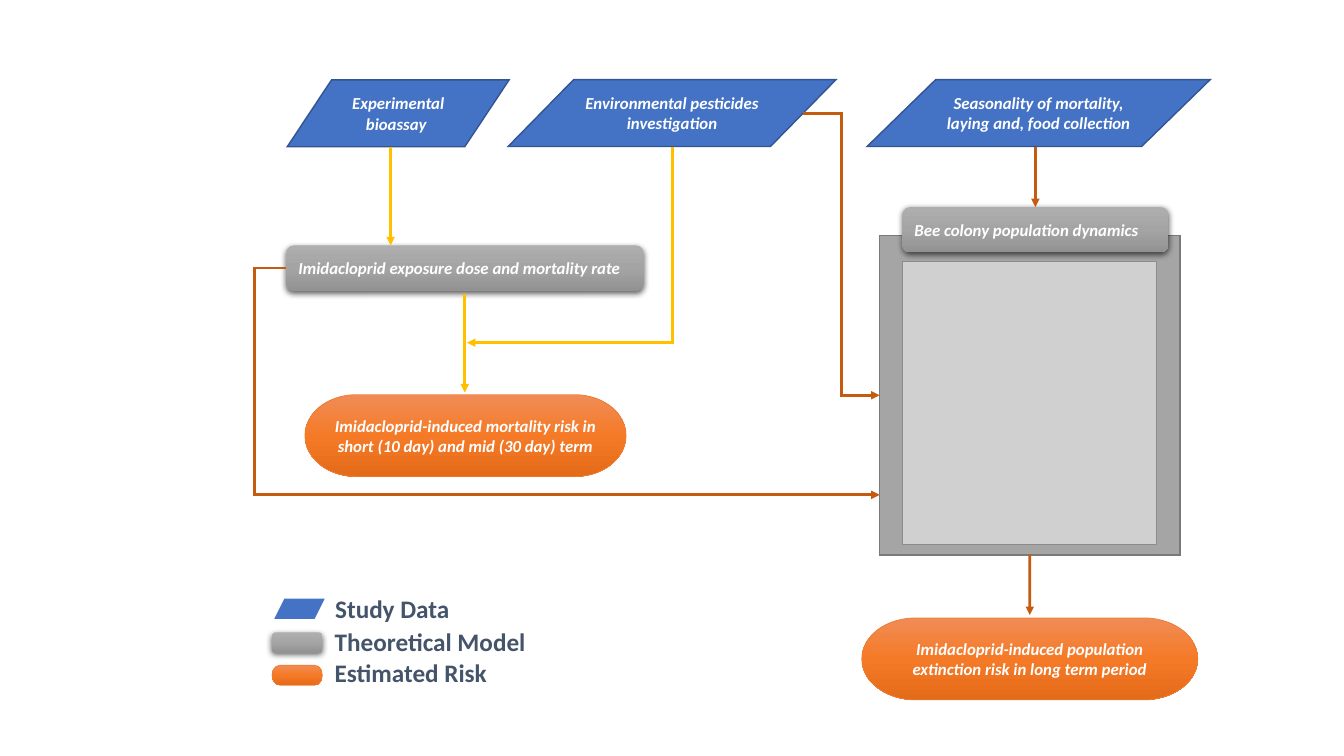
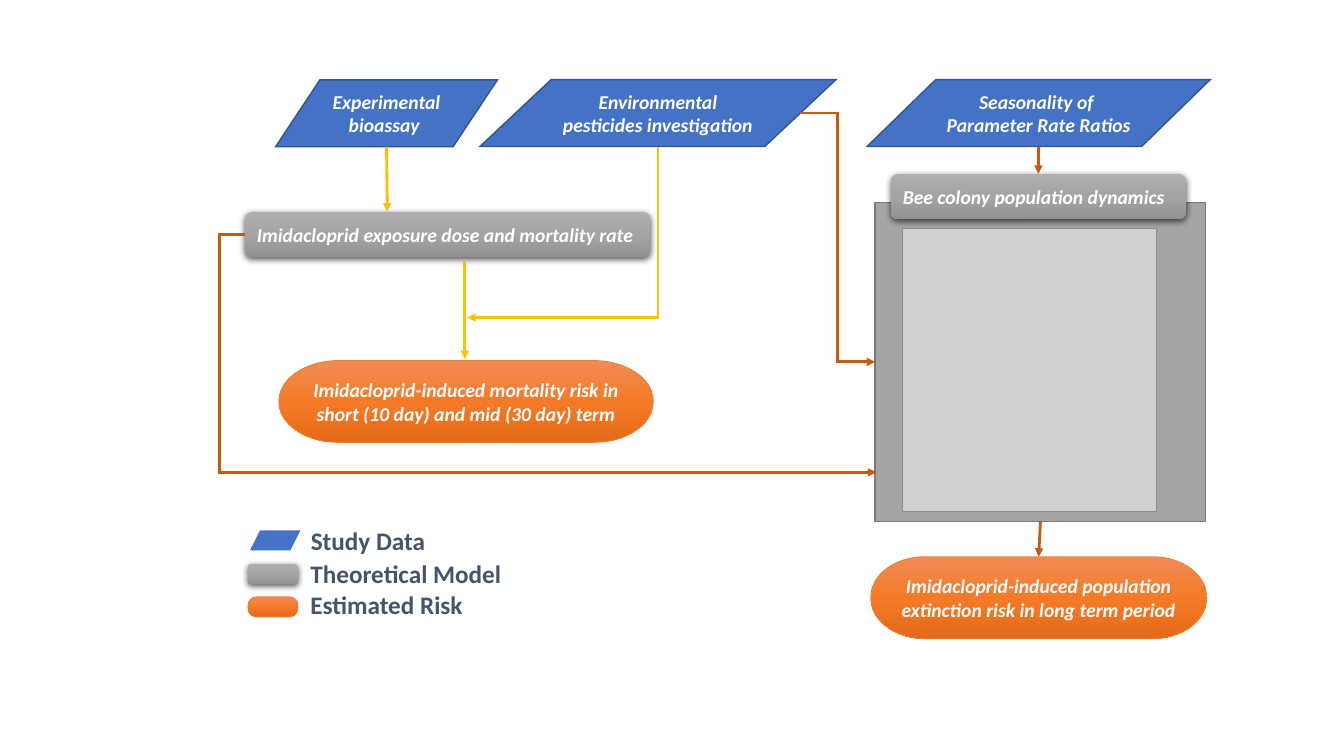
Before and after one commit to nanhung/beerisk, a slide deck: slide 1 of 151019 Artwork.pptx. Drawn at 1344x756 pixels with LibreOffice and Linux fonts; fonts in the diff are those of the drawing; grey boxes stand for pictures. Boxes give left, top, right and bottom in pixels: in the first picture for what was removed or moved away, otherwise in the second. Text is boxed around its words. In the diff, an @@ line names an element or a change of style, - is before the commit and + after.

Commit message:
UPDATE FLOWCHART

```diff
--- a/151019 Artwork.pptx
+++ b/151019 Artwork.pptx
@@ flow chart input output "Experimental bioassay" moved from (x1=287, y1=80, x2=509, y2=146) to (x1=275, y1=80, x2=497, y2=146) @@
@@ flow chart input output "Environmental pesticides investigation" resized from (x1=508, y1=80, x2=836, y2=146) to (x1=480, y1=80, x2=836, y2=146) @@
@@ elbow arrow moved from (804, 113) - (880, 395) to (801, 113) - (875, 362) @@
@@ text in flow chart input output at (x1=947, y1=95, x2=1130, y2=132): text changed; size 12 to 14 pt @@
-Seasonality of mortality, laying and, food collection
+Seasonality of Parameter Rate Ratios
@@ arrow moved from (391, 147) - (391, 245) to (386, 147) - (387, 212) @@
@@ elbow arrow moved from (673, 146) - (467, 343) to (658, 146) - (468, 318) @@
@@ arrow moved from (1035, 146) - (1035, 208) to (1038, 146) - (1038, 173) @@
@@ rounded rectangle "Bee colony population dynamics" resized from (x1=902, y1=208, x2=1169, y2=253) to (x1=891, y1=173, x2=1187, y2=219) @@
@@ rectangle resized from (x1=880, y1=236, x2=1181, y2=556) to (x1=875, y1=203, x2=1206, y2=522) @@
@@ elbow arrow moved from (286, 268) - (880, 495) to (245, 235) - (876, 472) @@
@@ rounded rectangle "Imidacloprid exposure dose and mortality ..." resized from (x1=286, y1=245, x2=643, y2=290) to (x1=245, y1=212, x2=651, y2=257) @@
@@ picture moved from (x1=903, y1=262, x2=1157, y2=545) to (x1=903, y1=229, x2=1157, y2=512) @@
@@ arrow moved from (465, 294) - (465, 392) to (465, 261) - (465, 359) @@
@@ pill shape "Imidacloprid-induced mortality risk in short ..." resized from (x1=306, y1=395, x2=627, y2=477) to (x1=279, y1=361, x2=654, y2=443) @@
@@ 3 texts, 1 pill shape, 1 flow chart input output moved together from (x1=272, y1=599, x2=525, y2=686) to (x1=248, y1=530, x2=501, y2=617) @@
@@ arrow moved from (1030, 555) - (1030, 615) to (1041, 521) - (1040, 557) @@
@@ rounded rectangle moved from (x1=272, y1=632, x2=323, y2=652) to (x1=248, y1=565, x2=298, y2=585) @@
@@ size 12 to 14 pt in 6 elements at (x1=275, y1=80, x2=497, y2=146), (x1=480, y1=80, x2=836, y2=146), (x1=891, y1=173, x2=1187, y2=219), (x1=279, y1=361, x2=654, y2=443), (x1=245, y1=212, x2=651, y2=257), (x1=871, y1=557, x2=1207, y2=638) @@
@@ pill shape "Imidacloprid-induced population extinction risk in ..." moved from (x1=862, y1=618, x2=1198, y2=700) to (x1=871, y1=557, x2=1207, y2=638) @@
```
